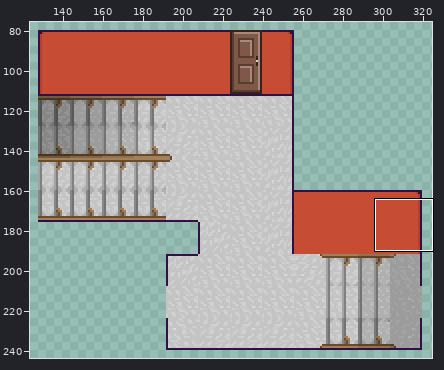
Sprite sheet, stored at public/map3.png. Above: a wide view before the commit, with the close-up outlined.
Close-up. Before the edit:
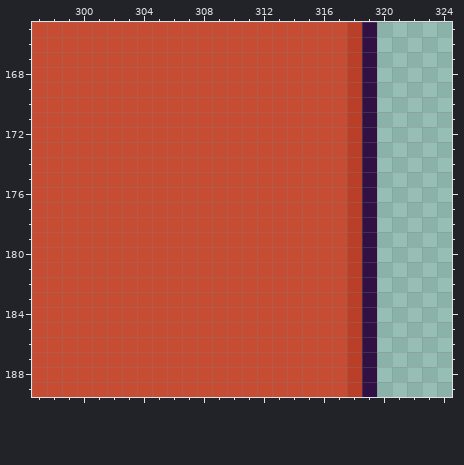
The file is 432x320 pixels. Colours within 5 levels of each other are drawn and written as one. Shown: x 297..324, y 165..189. The wide view leaves out empty margins.
The result:
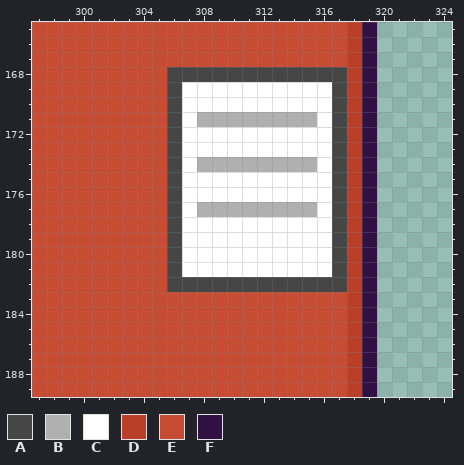
Palette (. is transparent): A #464646  B #b0b0b0  C #ffffff  D #ba3f29  E #c74c34  F #311044
Edits made:
@@ x 304..319 @@
 167 EEEEEEEEEEEEEEDF
-168 EEEEEEEEEEEEEEDF
-169 EEEEEEEEEEEEEEDF
-170 EEEEEEEEEEEEEEDF
-171 EEEEEEEEEEEEEEDF
-172 EEEEEEEEEEEEEEDF
-173 EEEEEEEEEEEEEEDF
-174 EEEEEEEEEEEEEEDF
-175 EEEEEEEEEEEEEEDF
-176 EEEEEEEEEEEEEEDF
-177 EEEEEEEEEEEEEEDF
-178 EEEEEEEEEEEEEEDF
-179 EEEEEEEEEEEEEEDF
-180 EEEEEEEEEEEEEEDF
-181 EEEEEEEEEEEEEEDF
-182 EEEEEEEEEEEEEEDF
+168 EEAAAAAAAAAAAADF
+169 EEACCCCCCCCCCADF
+170 EEACCCCCCCCCCADF
+171 EEACBBBBBBBBCADF
+172 EEACCCCCCCCCCADF
+173 EEACCCCCCCCCCADF
+174 EEACBBBBBBBBCADF
+175 EEACCCCCCCCCCADF
+176 EEACCCCCCCCCCADF
+177 EEACBBBBBBBBCADF
+178 EEACCCCCCCCCCADF
+179 EEACCCCCCCCCCADF
+180 EEACCCCCCCCCCADF
+181 EEACCCCCCCCCCADF
+182 EEAAAAAAAAAAAADF
 183 EEEEEEEEEEEEEEDF
Boxes around the changes in both close-ups, in picture pixels (x1, y1, x2, y2):
changed: (167, 67, 347, 292)
